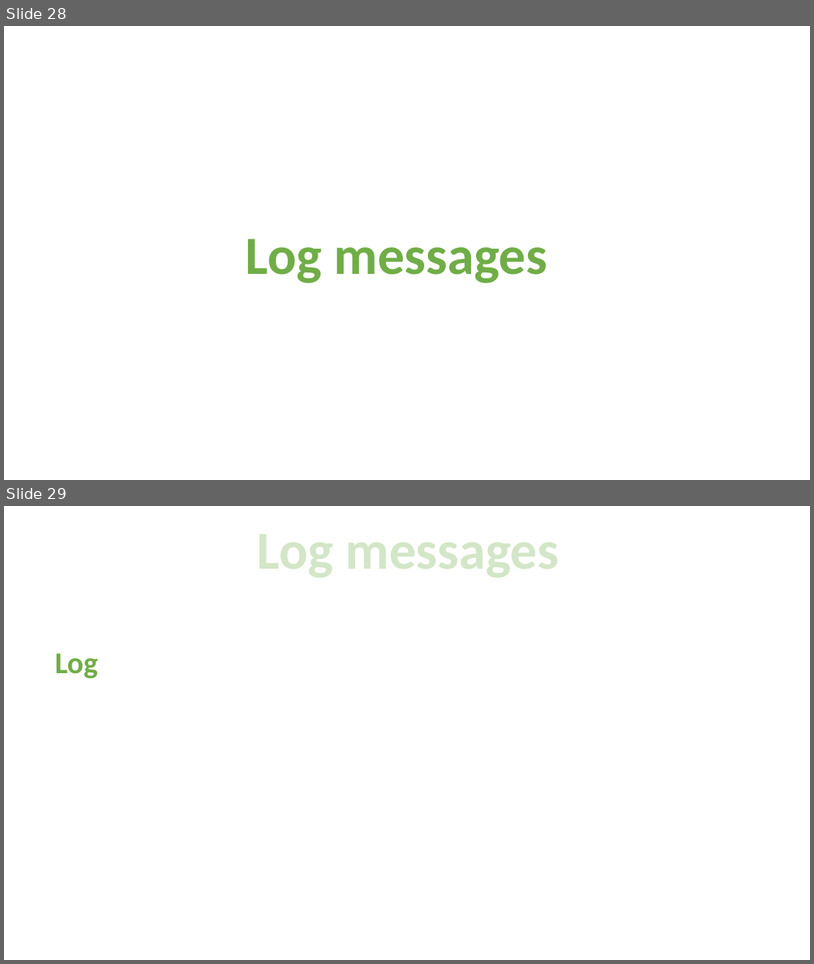
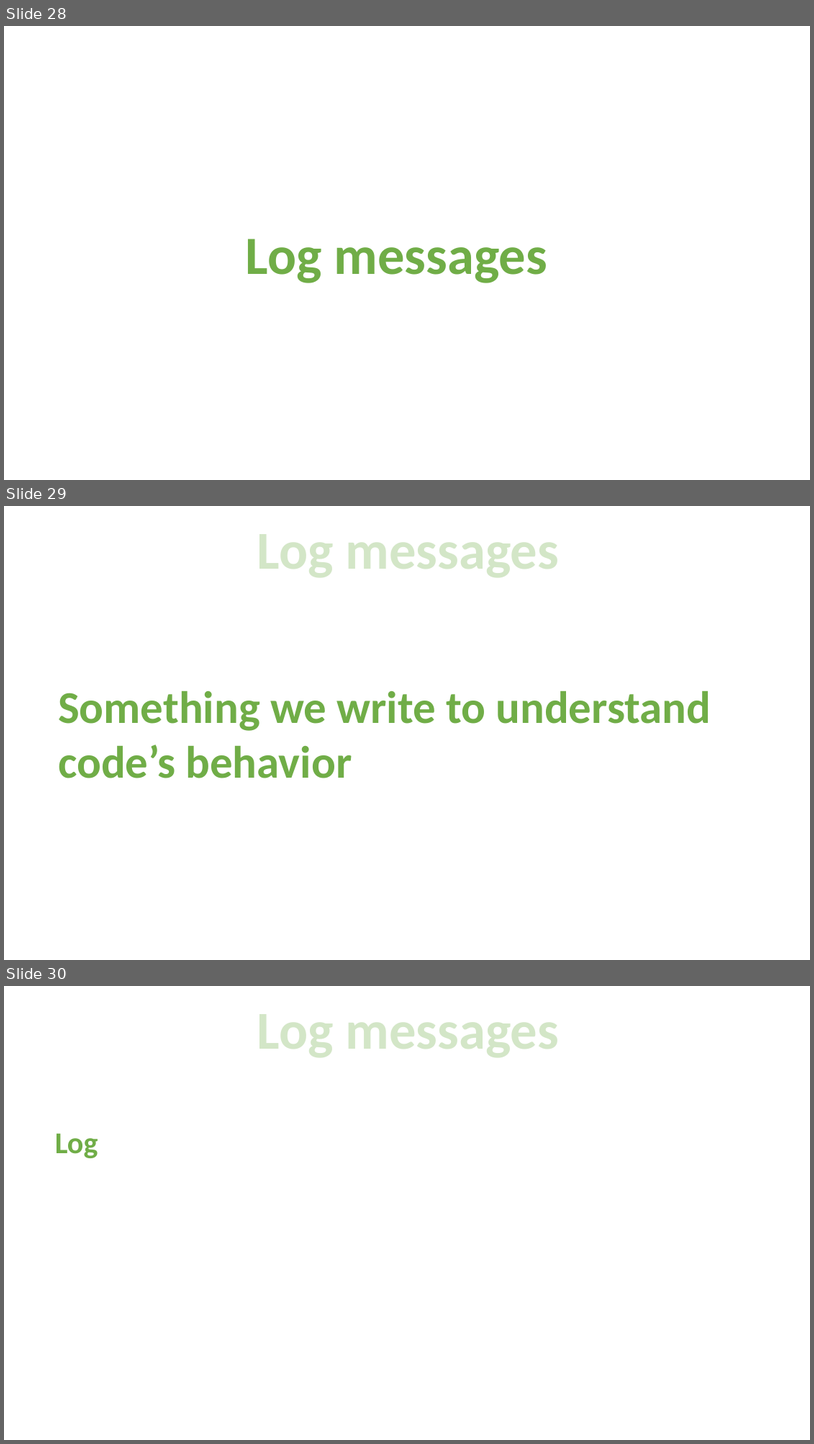
Before and after one commit to mutairibassam/beat-android, a slide deck: 1-Get-started/AB-03.01-The-debugger/Debugging.pptx. Shown one above the other, each under a label of ours: slides 28 and 29 before the commit, slides 28, 29 and 30 after it. The pictures are 814x964 and 814x1444 pixels, drawn with LibreOffice and Linux fonts; fonts in the diff are those of the drawing. Boxes give left, top, right and bottom in pixels: in the first picture for what was removed or moved away, otherwise in the second. Text is boxed around its words. In the diff, an @@ line names an element or a change of style, - is before the commit and + after.

```diff
--- a/1-Get-started/AB-03.01-The-debugger/Debugging.pptx
+++ b/1-Get-started/AB-03.01-The-debugger/Debugging.pptx
@@ slide 29 added at (4, 506, 810, 960), background #FFFFFF @@
@@ text added at (58, 691, 712, 778), 54 pt, text #70AD47, bold @@
+Something we write to understand code’s behavior
@@ what was slide 29 is now slide 30 @@
```
Also in this commit, not shown: 1 slide changed, 1 other slide added, 1 slide removed, 7 other files.
